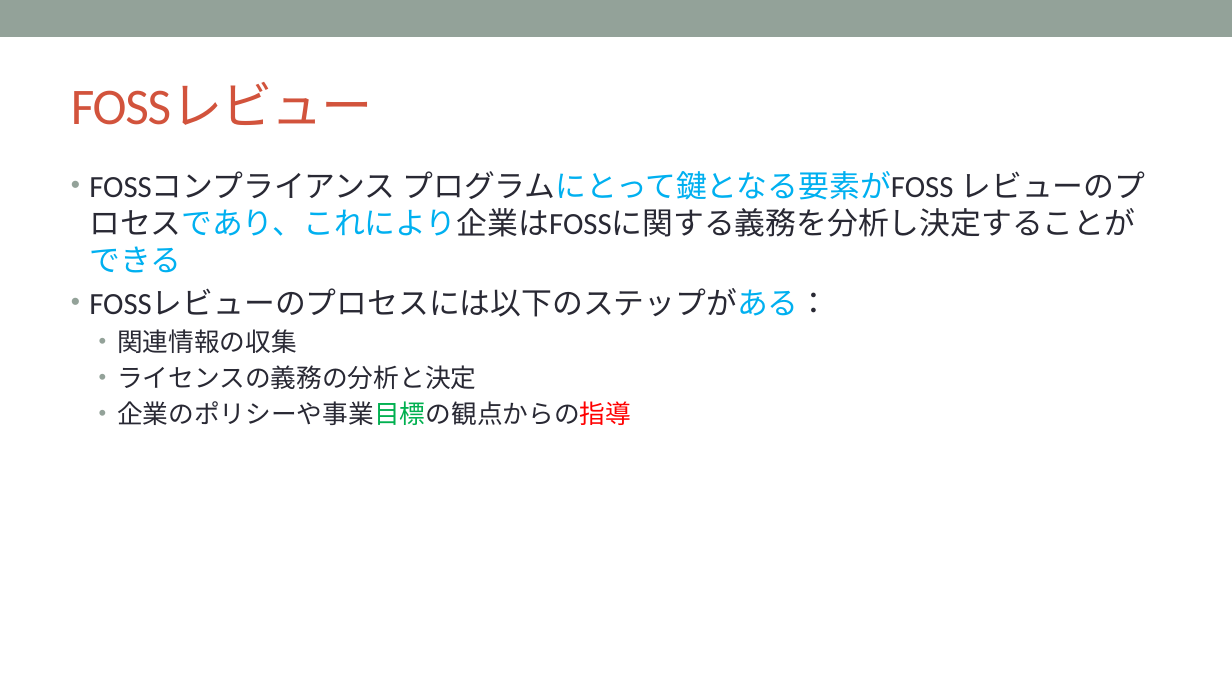
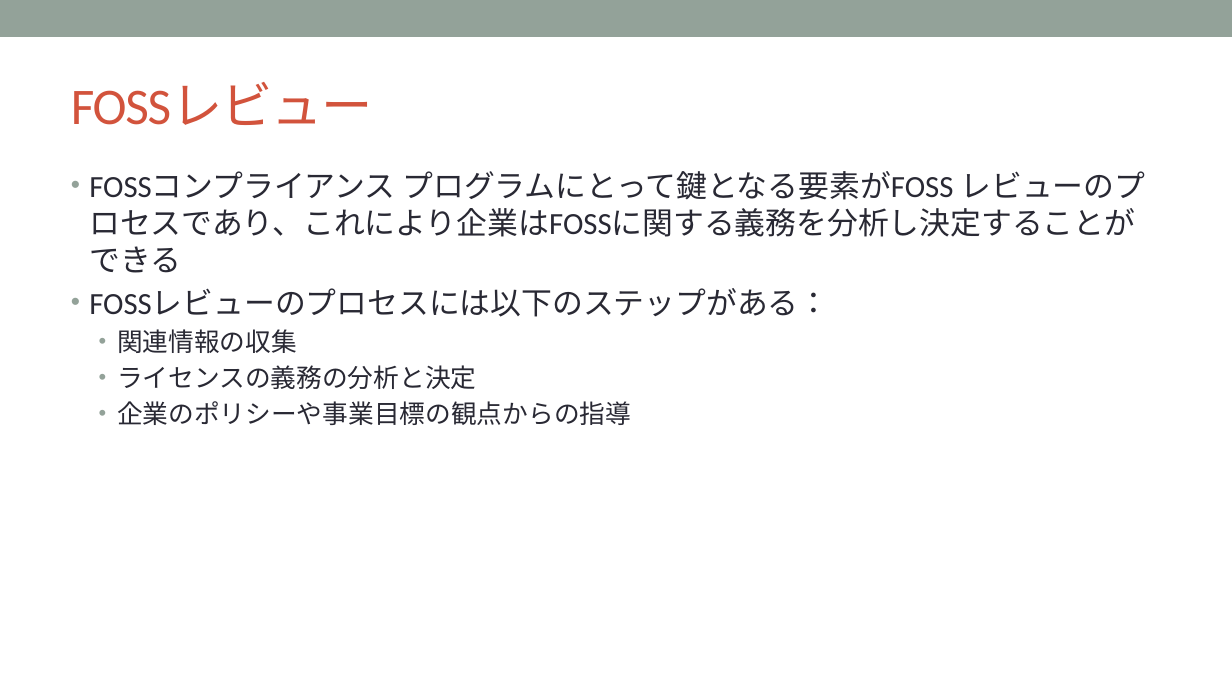
Before and after one commit to OpenChain-Project/Curriculum-Translation-JP, a slide deck: slide 43 of RC/openchain-curriculum-release-2-jp_rc1.0.pptx. Drawn at 1232x693 pixels with LibreOffice and Linux fonts; fonts in the diff are those of the drawing; background and template pictures are left out. Boxes give left, top, right and bottom in pixels: in the first picture for what was removed or moved away, otherwise in the second. Text is boxed around its words. In the diff, an @@ line names an element or a change of style, - is before the commit and + after.

```diff
--- a/RC/openchain-curriculum-release-2-jp_rc1.0.pptx
+++ b/RC/openchain-curriculum-release-2-jp_rc1.0.pptx
@@ text at [89, 171, 1145, 425]: text colour #00B0F0 to #292934 in "プログラムにとって鍵となる要素がFOSS レビューのプロセスであり、これにより企業はFOSSに関する義務を分析し決定する ...", "FOSSレビューのプロセスには以下のステップがある："; text colour #00B050 to #292934, text colour #FF0000 to #292934 in "企業のポリシーや事業目標の観点からの指導" @@
```
Also in this commit, not shown: 6 other slides changed.
